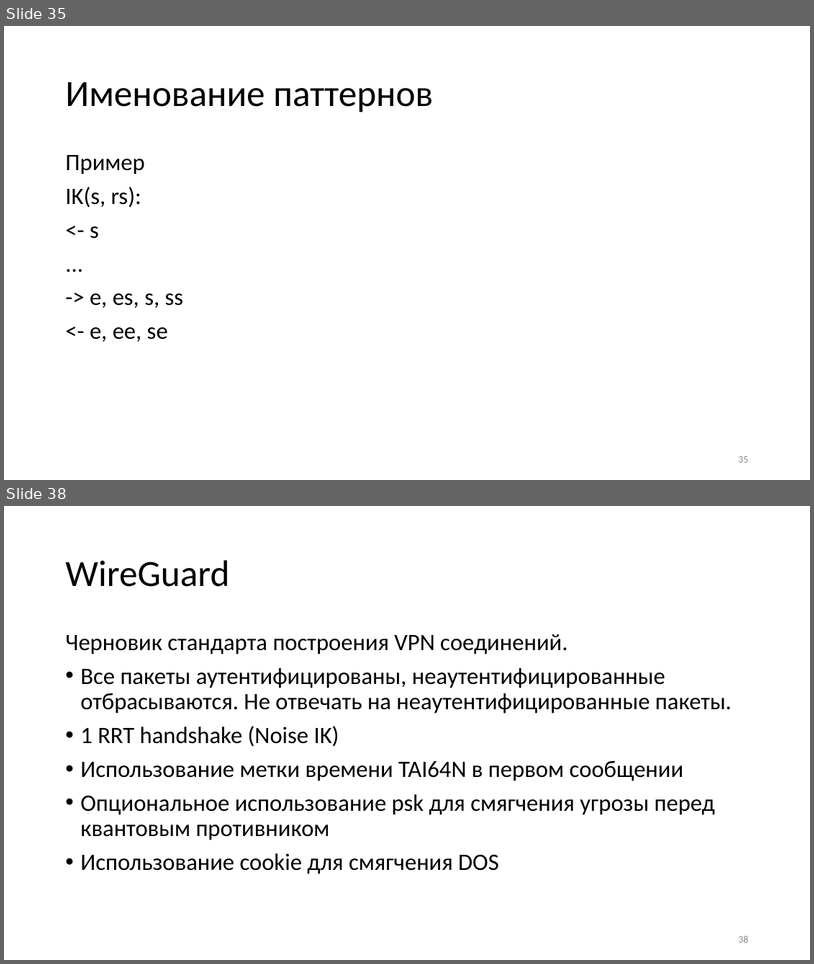
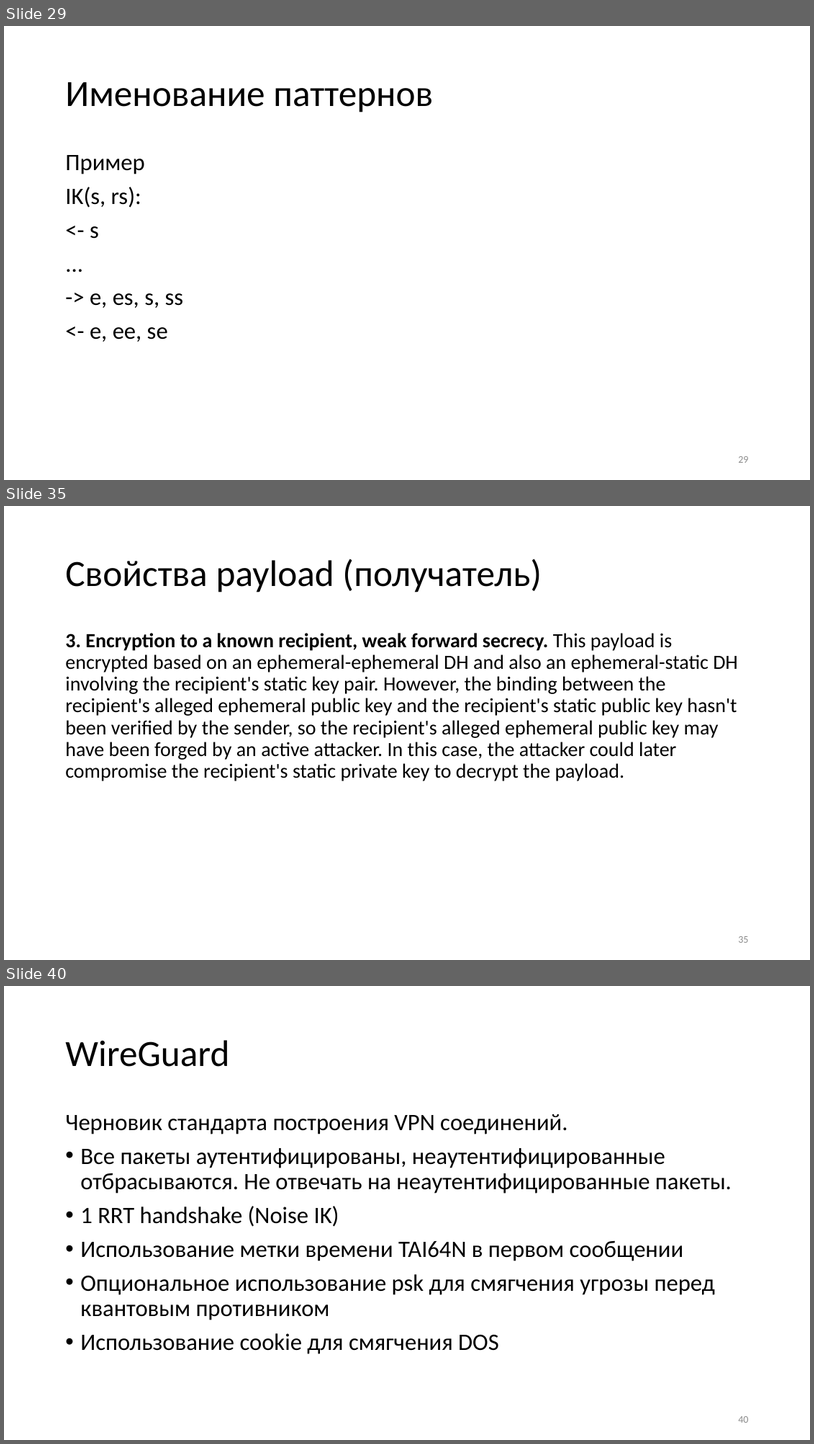
Before and after one commit to CryptoCourse/CryptoLectures, a slide deck: Lectures/Lecture0x2.pptx. Shown one above the other, each under a label of ours: slides 35 and 38 before the commit, slides 29, 35 and 40 after it; the slides between them are not shown. The pictures are 814x964 and 814x1444 pixels, drawn with LibreOffice and Linux fonts; fonts in the diff are those of the drawing. Boxes give left, top, right and bottom in pixels: in the first picture for what was removed or moved away, otherwise in the second. Text is boxed around its words. In the diff, an @@ line names an element or a change of style, - is before the commit and + after.

```diff
--- a/Lectures/Lecture0x2.pptx
+++ b/Lectures/Lecture0x2.pptx
@@ slide 35 added at bbox=[4, 506, 810, 960], background #FFFFFF @@
@@ title added at bbox=[65, 559, 542, 592], 44 pt, text #000000 @@
+Свойства payload (получатель)
@@ text added at bbox=[65, 633, 738, 781], 24 pt, text #000000 @@
+3. Encryption to a known recipient, weak forward secrecy. This payload is encrypted based on an ephemeral-ephemeral DH and also an ephemeral-static DH involving the recipient's static key pair. However, the binding between the recipient's alleged ephemeral public key and the recipient's static public key hasn't been verified by the sender, so the recipient's alleged ephemeral public key may have been forged by an active attacker. In this case, the attacker could later compromise the recipient's static private key to decrypt the payload.
@@ page number added at bbox=[738, 936, 748, 942], 12 pt, text #8C8C8C @@
+35
@@ what was slide 35 is now slide 29 @@
@@ page number at bbox=[738, 456, 748, 462]: text changed @@
-35
+29
@@ what was slide 38 is now slide 40 @@
@@ page number at bbox=[738, 1416, 748, 1422]: text changed @@
-38
+40
```
Also in this commit, not shown: 3 slides changed, 7 other slides added, 6 slides removed, 2 other files.
